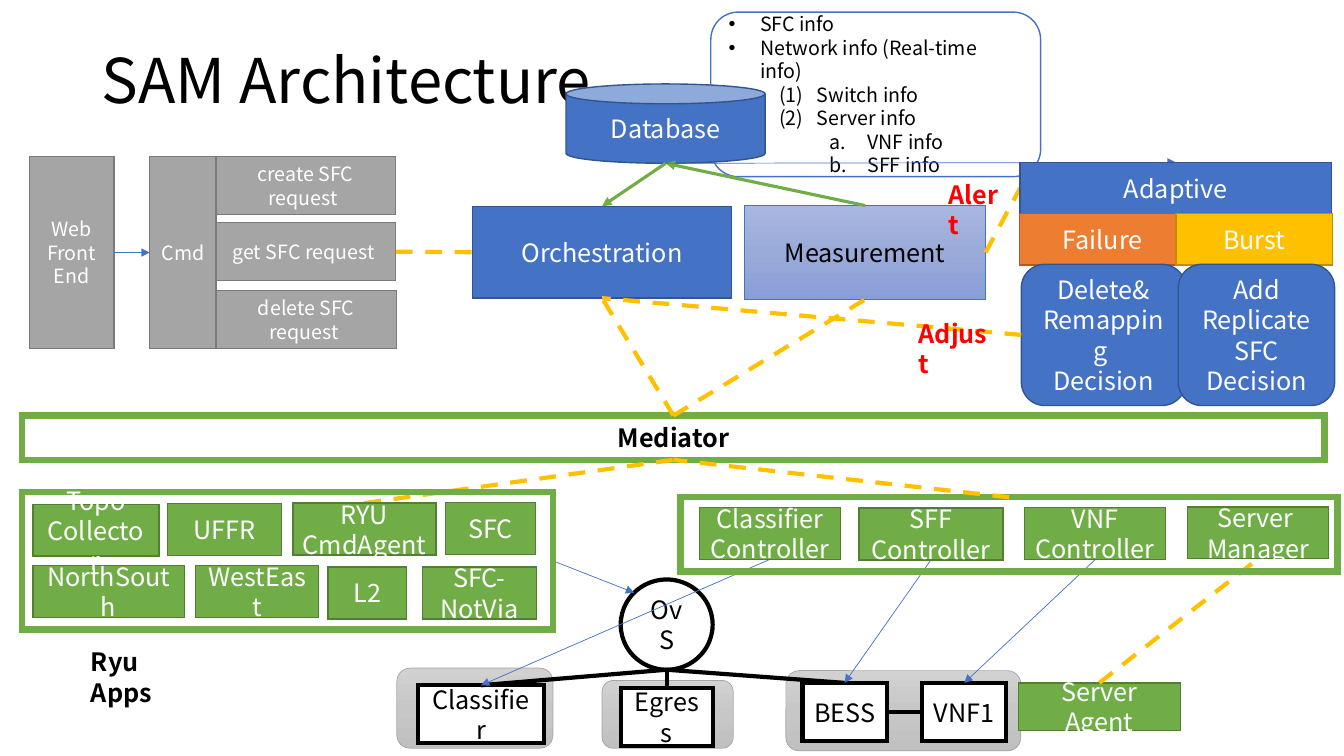
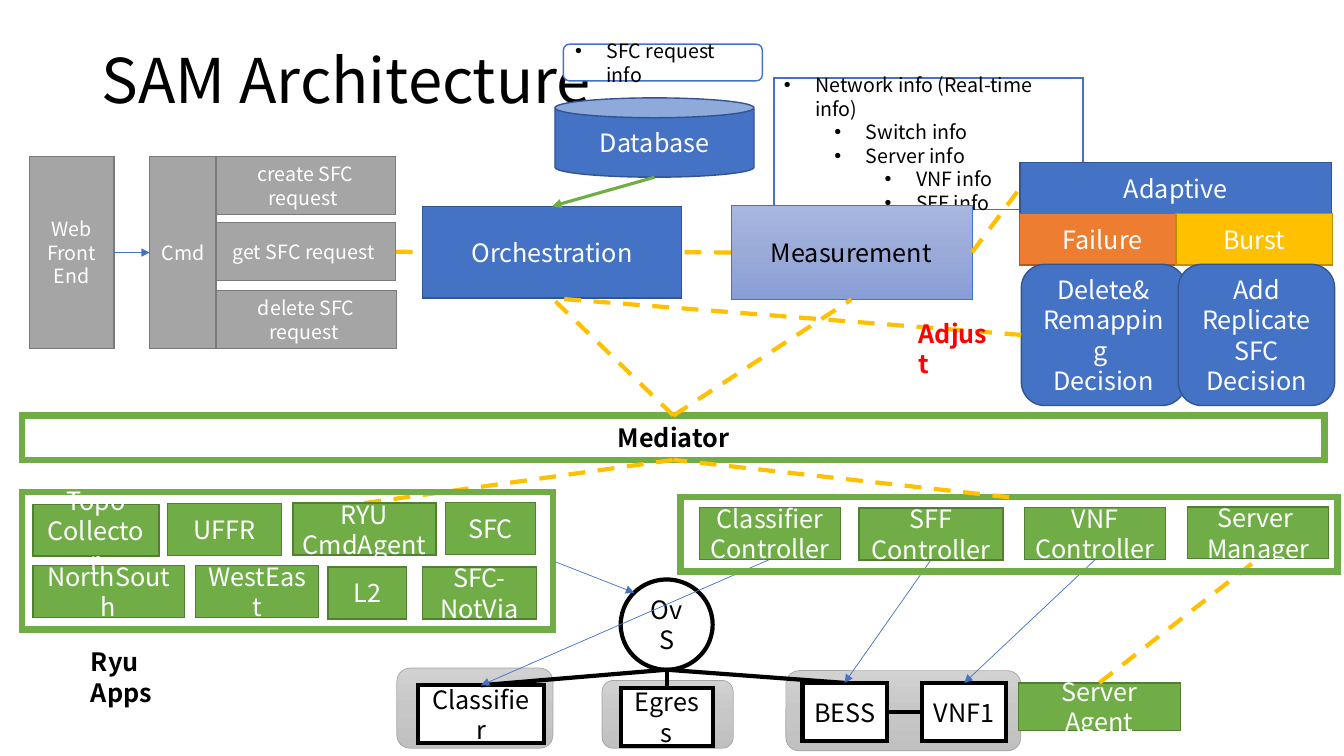
Before and after one commit to magaboomchen/SelfAdaptiveMano, a slide deck: slide 12 of doc/SoftwareDesign/Architecture-SDNSwitch.pptx. Drawn at 1344x756 pixels with LibreOffice and Linux fonts; fonts in the diff are those of the drawing. Boxes give left, top, right and bottom in pixels: in the first picture for what was removed or moved away, otherwise in the second. Text is boxed around its words. In the diff, an @@ line names an element or a change of style, - is before the commit and + after.

```diff
--- a/doc/SoftwareDesign/Architecture-SDNSwitch.pptx
+++ b/doc/SoftwareDesign/Architecture-SDNSwitch.pptx
@@ text in rectangle at (x1=760, y1=11, x2=834, y2=32): paragraph removed @@
-• SFC info
@@ rounded rectangle added at (x1=564, y1=44, x2=762, y2=81), fill #FFFFFF, outline #4472C4 1 pt, 14 pt, text #000000 @@
+• SFC request info
@@ rectangle "Network info (Real-time info)" resized from (x1=711, y1=12, x2=1041, y2=176) to (x1=774, y1=79, x2=1084, y2=210) @@
@@ rectangle "Network info (Real-time info)" at (x1=774, y1=79, x2=1084, y2=210): rounded rectangle to rectangle @@
@@ cylinder "Database" moved from (x1=567, y1=84, x2=765, y2=163) to (x1=556, y1=98, x2=754, y2=177) @@
@@ text in rectangle at (x1=866, y1=123, x2=992, y2=216): bullet (1) to •; bullet a. to • @@
@@ arrow moved from (665, 163) - (602, 207) to (654, 177) - (553, 207) @@
@@ arrow removed from (865, 206) to (665, 163) @@
@@ arrow removed from (665, 163) to (1177, 162) @@
@@ text removed at (x1=939, y1=174, x2=1015, y2=215) @@
-Alert
@@ rectangle "Orchestration" moved from (x1=473, y1=207, x2=732, y2=298) to (x1=422, y1=207, x2=682, y2=298) @@
@@ rectangle "Measurement" moved from (x1=745, y1=206, x2=986, y2=299) to (x1=731, y1=206, x2=972, y2=299) @@
@@ line moved from (986, 253) - (1020, 189) to (972, 253) - (1020, 189) @@
@@ line moved from (396, 252) - (473, 252) to (396, 252) - (422, 252) @@
@@ line added from (731, 253) to (682, 252), #FFC000 3 pt dashed @@
@@ line moved from (1021, 335) - (602, 298) to (1021, 335) - (553, 298) @@
@@ line moved from (674, 415) - (602, 298) to (674, 415) - (553, 298) @@
@@ line moved from (674, 415) - (865, 299) to (674, 415) - (852, 299) @@
```
Also in this commit, not shown: 50 other files.
